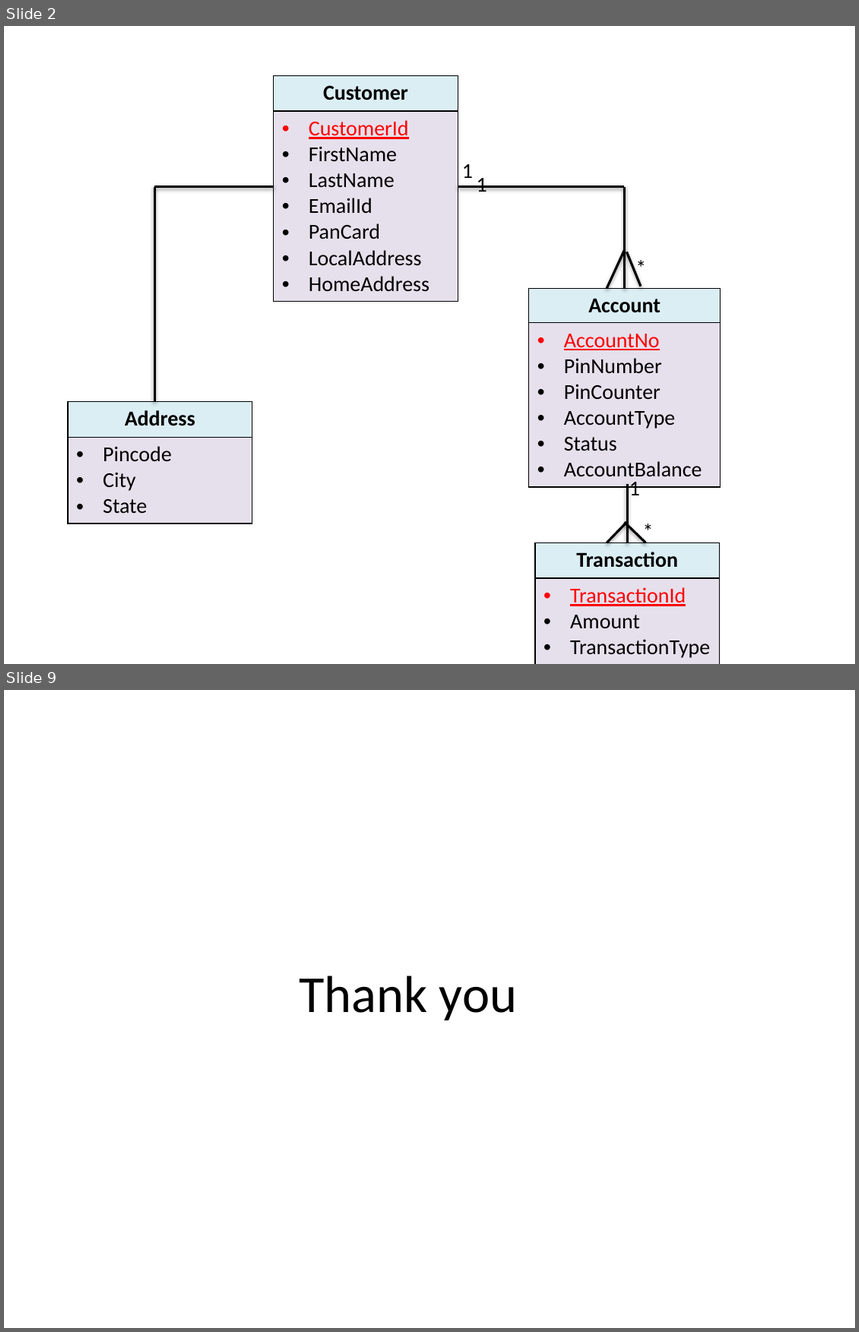
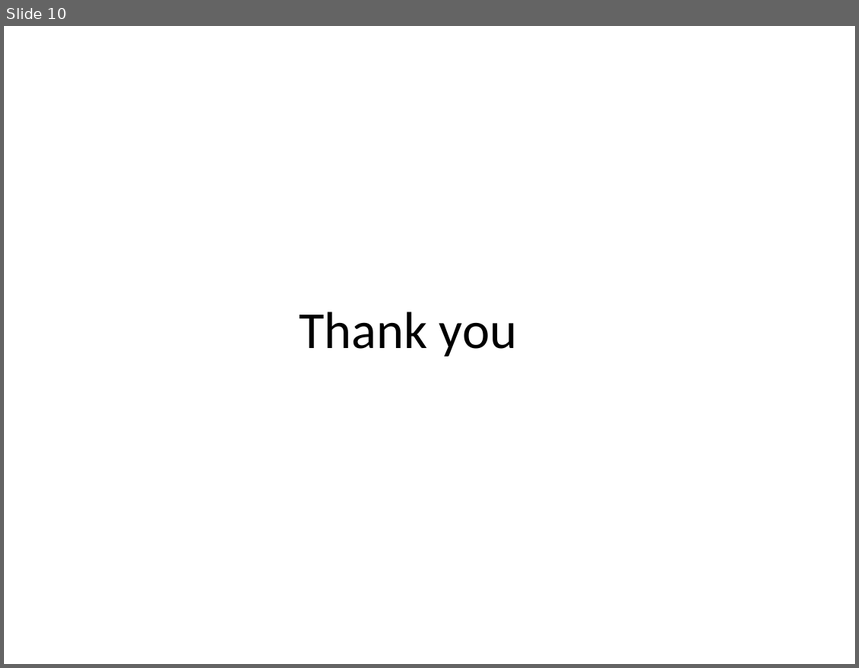
Before and after one commit to Manisha-shivagari/ppt, a slide deck: SHYAM_BANKING_PPT.pptx. Shown one above the other, each under a label of ours: slides 2 and 9 before the commit, slide 10 after it; the slides between them are not shown. The pictures are 859x1332 and 859x668 pixels, drawn with LibreOffice and Linux fonts; fonts in the diff are those of the drawing. Boxes give left, top, right and bottom in pixels: in the first picture for what was removed or moved away, otherwise in the second. Text is boxed around its words. In the diff, an @@ line names an element or a change of style, - is before the commit and + after.

```diff
--- a/SHYAM_BANKING_PPT.pptx
+++ b/SHYAM_BANKING_PPT.pptx
@@ slide 2 removed at (4,26,855,664), background #FFFFFF @@
@@ table removed at (274,75,458,298), 2 rows, 1 columns @@
-Customer
-CustomerId / FirstName / LastName / EmailId / PanCard / LocalAddress / HomeAddress
@@ text removed at (462,164,473,178) @@
-1
@@ text removed at (477,178,487,192) @@
-1
@@ line removed from (274, 187) to (154, 187) @@
@@ line removed from (154, 187) to (154, 402) @@
@@ line removed from (458, 187) to (623, 187) @@
@@ line removed from (624, 187) to (624, 288) @@
@@ line removed from (624, 250) to (607, 288) @@
@@ text removed at (627,250,655,284) @@
-*
@@ line removed from (627, 252) to (641, 287) @@
@@ table removed at (529,288,721,484), 2 rows, 1 columns @@
-Account
-AccountNo / PinNumber / PinCounter / AccountType / Status / AccountBalance
@@ table removed at (68,402,253,523), 2 rows, 1 columns @@
-Address
-Pincode / City / State
@@ line removed from (627, 484) to (627, 543) @@
@@ text removed at (629,482,640,496) @@
-1
@@ line removed from (627, 522) to (607, 543) @@
@@ line removed from (624, 522) to (645, 543) @@
@@ text removed at (635,514,663,548) @@
-*
@@ table removed at (535,543,720,664), 2 rows, 1 columns @@
-Transaction
-TransactionId / Amount / TransactionType
@@ what was slide 9 is now slide 10 @@
```
Also in this commit, not shown: 5 slides changed, 4 slides added, 2 other slides removed.
